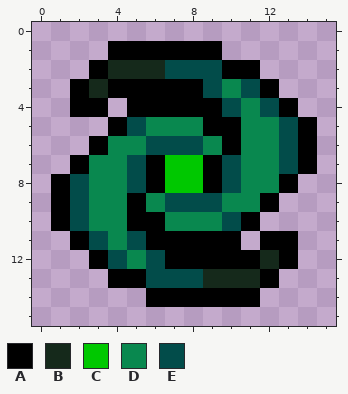
Pixel-art sprite: items/currency/fumadnessresource.png. The first picture shows the starting point.
The file is 16x16 pixels.
Palette (. is transparent): A #000000  B #15291b  C #00c800  D #09884f  E #024c4a
Pixels before, first column x 1:
 1 ...AAAAAA.....
 2 ..ABBBEEEAA...
 3 .ABAAAAAEDEA..
 4 .AA.AAAAAEDEA.
 5 ...AEDDDAADDEA
 6 ..ADDEEEDADDEA
 7 .ADDEACCAEDDEA
 8 AEDDEACCAEDDA.
 9 AEDDADEEEDDA..
10 AEDDAADDDEA...
11 .AEDEAAAAA.AA.
12 ..AEDEAAAAABA.
13 ...AAEEEBBBA..
14 .....AAAAAA...
And afterwards:
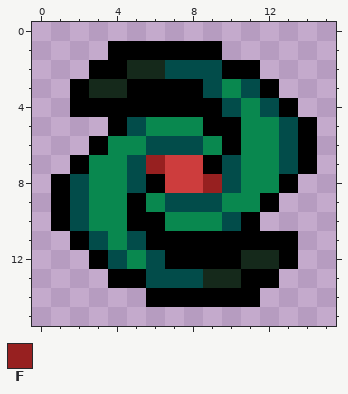
Colours new in this view: F #972020
From old to new:
colour C: #00c800 -> #cd3d3d
Changed rows in their new state; - is a pixel that keeps its letter.
first column x 4:
 2 A-------
 3 B-------
 4 A-------
 7 --F-----
 8 -----F--
11 -------A
12 -------B
13 -------A
Where, in picture pixels (left, top, right, bottom), the same in both pictures:
changed: (108, 60, 260, 288)
